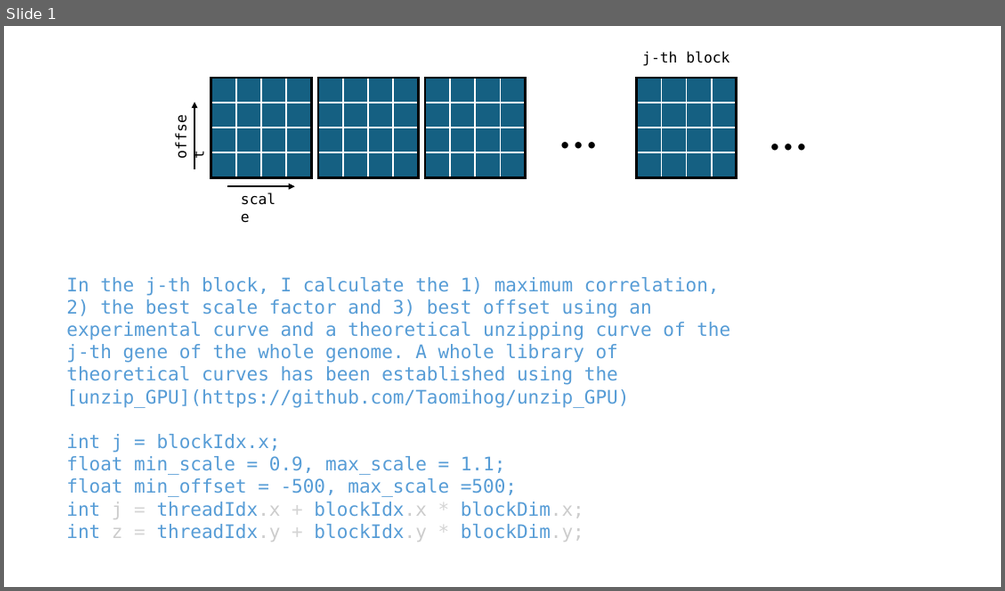
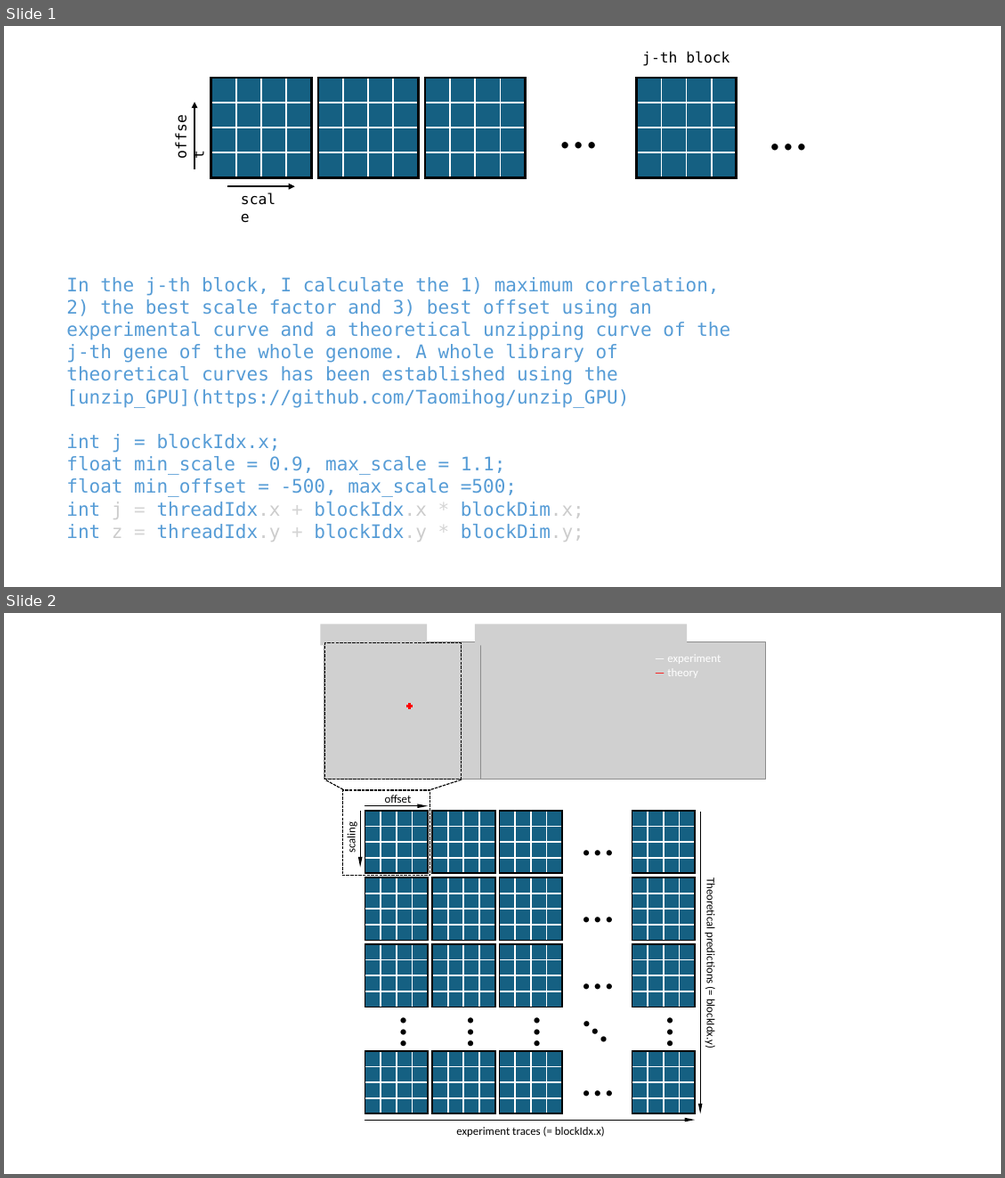
Before and after one commit to Taomihog/correlation, a slide deck: reference/schematics.pptx. Shown one above the other, each under a label of ours: slide 1 before the commit, slides 1 and 2 after it. The pictures are 1005x591 and 1005x1178 pixels, drawn with LibreOffice and Linux fonts; fonts in the diff are those of the drawing; grey boxes stand for pictures. Boxes give left, top, right and bottom in pixels: in the first picture for what was removed or moved away, otherwise in the second. Text is boxed around its words. In the diff, an @@ line names an element or a change of style, - is before the commit and + after.

```diff
--- a/reference/schematics.pptx
+++ b/reference/schematics.pptx
@@ slide 2 added at <box>4,613,1001,1174</box>, background #FFFFFF @@
@@ picture added at <box>320,625,427,646</box> @@
@@ picture added at <box>475,625,687,646</box> @@
@@ rectangle added at <box>325,643,461,779</box>, outline #000000 1 pt dashed @@
@@ group added at <box>324,642,765,779</box>: 2 pictures, 1 plus, 1 text @@
+— experiment
+— theory
@@ line added from (343, 789) to (325, 779), #000000 1 pt dashed @@
@@ rectangle added at <box>343,790,430,876</box>, outline #000000 1 pt dashed @@
@@ text added at <box>385,795,412,806</box>, 11 pt, text #000000 @@
+offset
@@ line added from (461, 779) to (431, 789), #000000 1 pt dashed @@
@@ text added at <box>344,825,358,852</box>, 11 pt, text #000000 @@
+scaling
@@ arrow added from (360, 811) to (360, 868), #000000 1 pt @@
@@ arrow added from (365, 806) to (428, 806), #000000 1 pt @@
@@ group added at <box>365,807,695,873</box>: 32 lines, 20 rectangles, 1 text @@
+…
@@ arrow added from (700, 811) to (700, 1114), #000000 1 pt @@
@@ group added at <box>365,873,695,941</box>: 32 lines, 20 rectangles, 1 text @@
+…
@@ text added at <box>704,882,718,1047</box>, 11 pt, text #000000 @@
+Theoretical predictions (= blockIdx.y)
@@ group added at <box>365,940,695,1007</box>: 32 lines, 20 rectangles, 1 text @@
+…
@@ text added at <box>568,981,645,1060</box>, 44 pt, text #000000 @@
+…
@@ text added at <box>356,1008,420,1055</box>, 44 pt, text #000000 @@
+…
@@ text added at <box>424,1008,486,1055</box>, 44 pt, text #000000 @@
+…
@@ text added at <box>491,1008,553,1055</box>, 44 pt, text #000000 @@
+…
@@ text added at <box>623,1008,686,1055</box>, 44 pt, text #000000 @@
+…
@@ group added at <box>365,1046,695,1114</box>: 32 lines, 20 rectangles, 1 text @@
+…
@@ arrow added from (365, 1120) to (695, 1120), #000000 1 pt @@
@@ text added at <box>456,1127,605,1136</box>, 11 pt, text #000000 @@
+experiment traces (= blockIdx.x)
```
Also in this commit, not shown: 1 slide removed, 2 other files.
